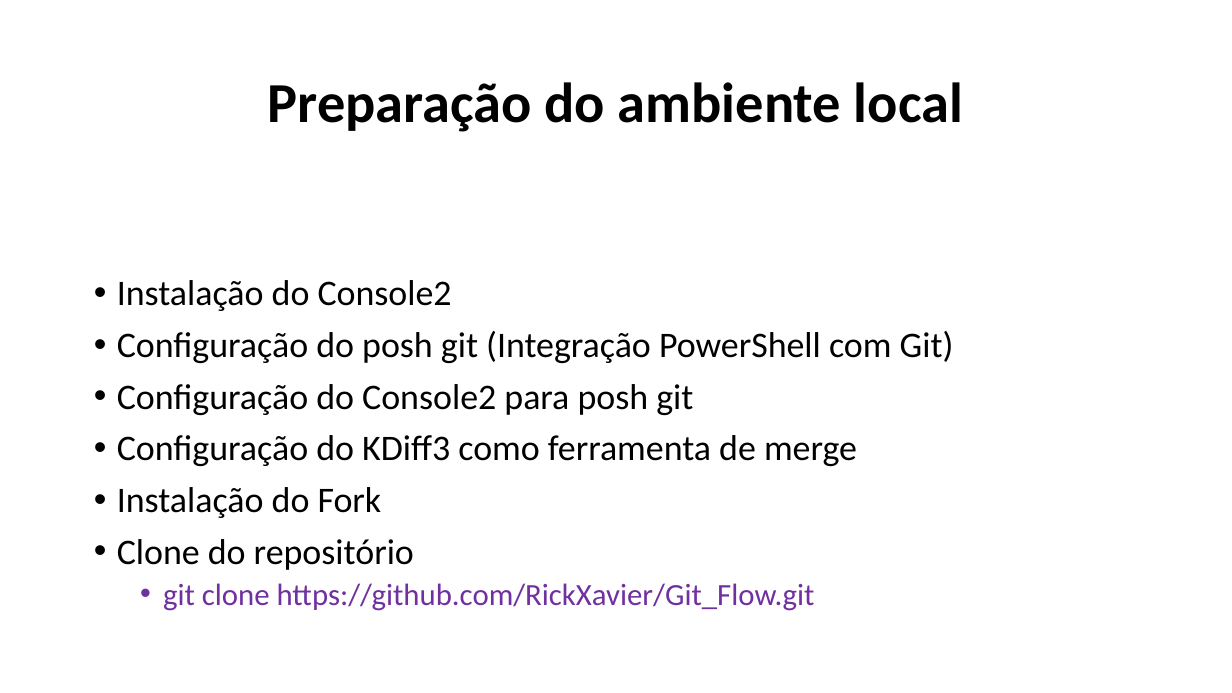
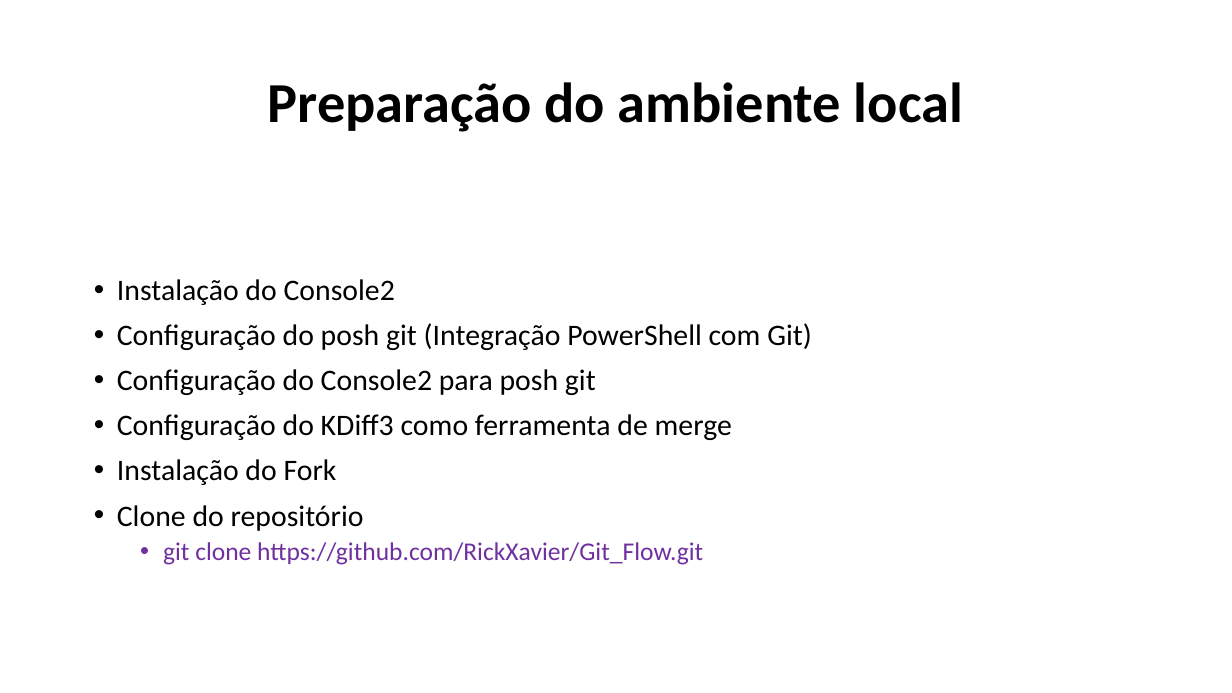
Before and after one commit to RickXavier/Git_Flow, a slide deck: slide 3 of GitFlow.pptx. Drawn at 1232x693 pixels with LibreOffice and Linux fonts; fonts in the diff are those of the drawing. Boxes give left, top, right and bottom in pixels: in the first picture for what was removed or moved away, otherwise in the second. Text is boxed around its words. In the diff, an @@ line names an element or a change of style, - is before the commit and + after.

Commit message:
Atualizacao no power point.

```diff
--- a/GitFlow.pptx
+++ b/GitFlow.pptx
@@ text "Instalação do Console2" at (x1=117, y1=279, x2=812, y2=565): size 28 to 23.2 pt in "Instalação do Console2", "Configuração do posh git (Integração PowerShell com ...", "Configuração do Console2 para posh git", "Configuração do KDiff3 como ferramenta de merge" and 2 more places; size 24 to 19.9 pt in "git clone https://github.com/RickXavier/Git_Flow.git" @@
```
Also in this commit, not shown: 1 other slide changed.
